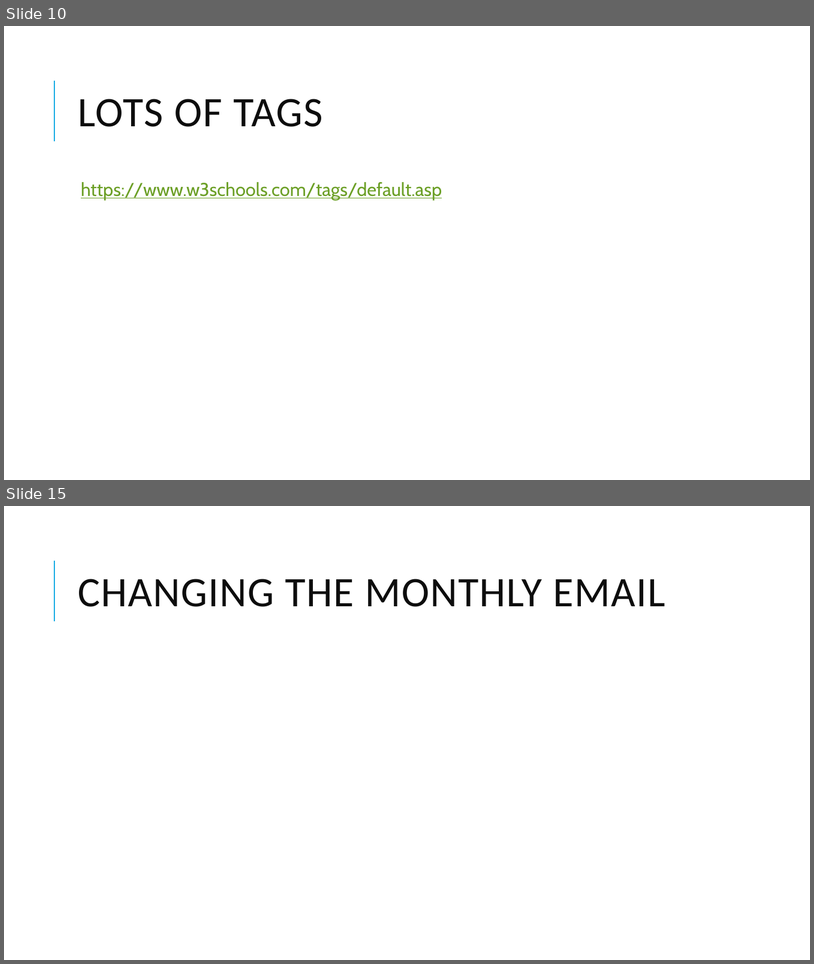
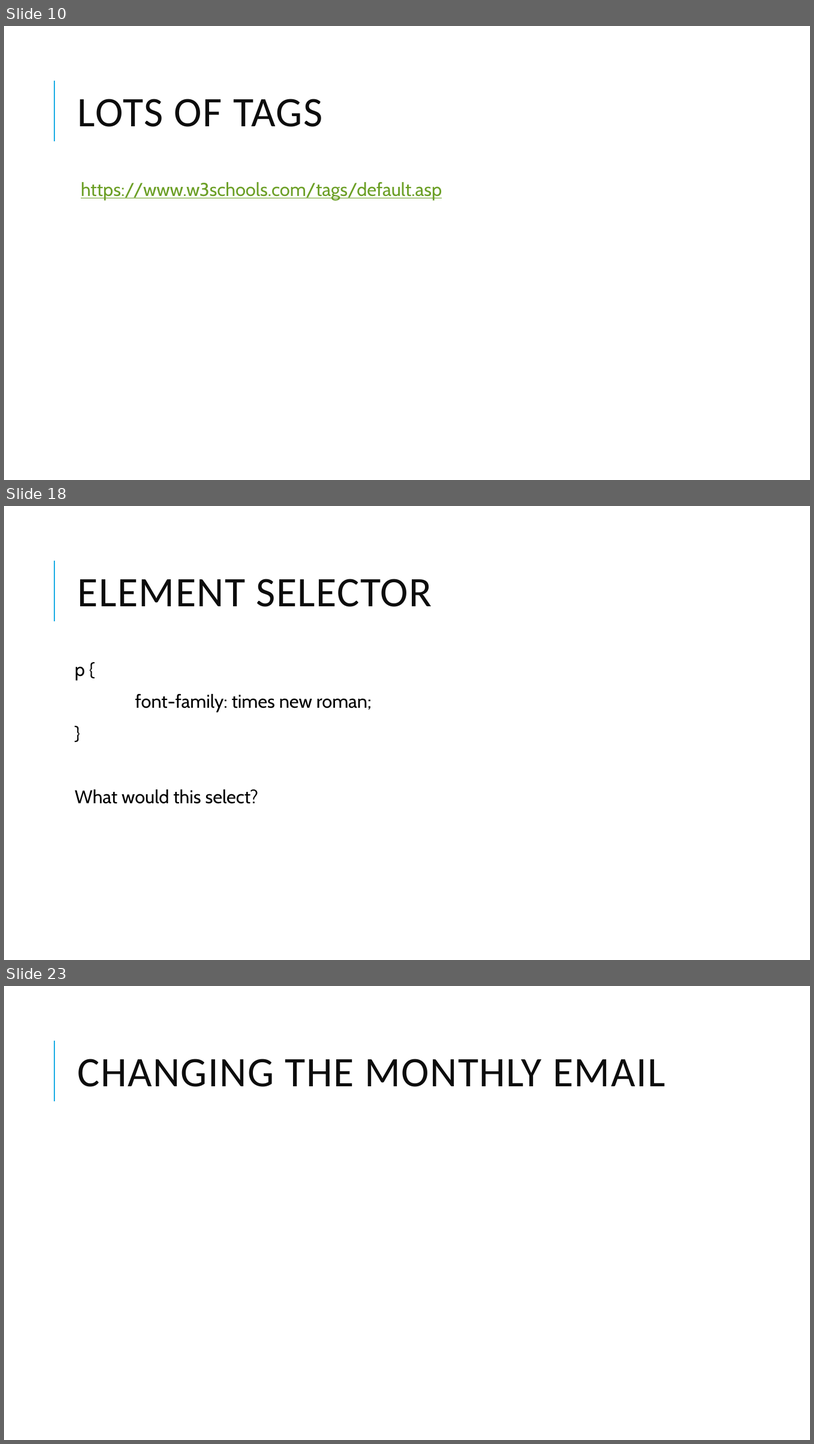
Before and after one commit to Will-Guthrie/HTML-Presentation, a slide deck: HTML and CSS.pptx. Shown one above the other, each under a label of ours: slides 10 and 15 before the commit, slides 10, 18 and 23 after it; the slides between them are not shown. The pictures are 814x964 and 814x1444 pixels, drawn with LibreOffice and Linux fonts; fonts in the diff are those of the drawing. Boxes give left, top, right and bottom in pixels: in the first picture for what was removed or moved away, otherwise in the second. Text is boxed around its words. In the diff, an @@ line names an element or a change of style, - is before the commit and + after.

```diff
--- a/HTML and CSS.pptx
+++ b/HTML and CSS.pptx
@@ slide 18 added at [4, 506, 810, 960], background #FFFFFF; not listed: 1 template element that a slide beside it also shows @@
@@ title added at [78, 579, 432, 607], 50 pt, text #0D0D0D @@
+ELEMENT SELECTOR
@@ text added at [75, 666, 372, 804], 22 pt, text #000000 @@
+p {
+font-family: times new roman;
+}
+What would this select?
@@ what was slide 15 is now slide 23 @@
```
Also in this commit, not shown: 5 slides changed, 9 other slides added, 1 slide removed.
